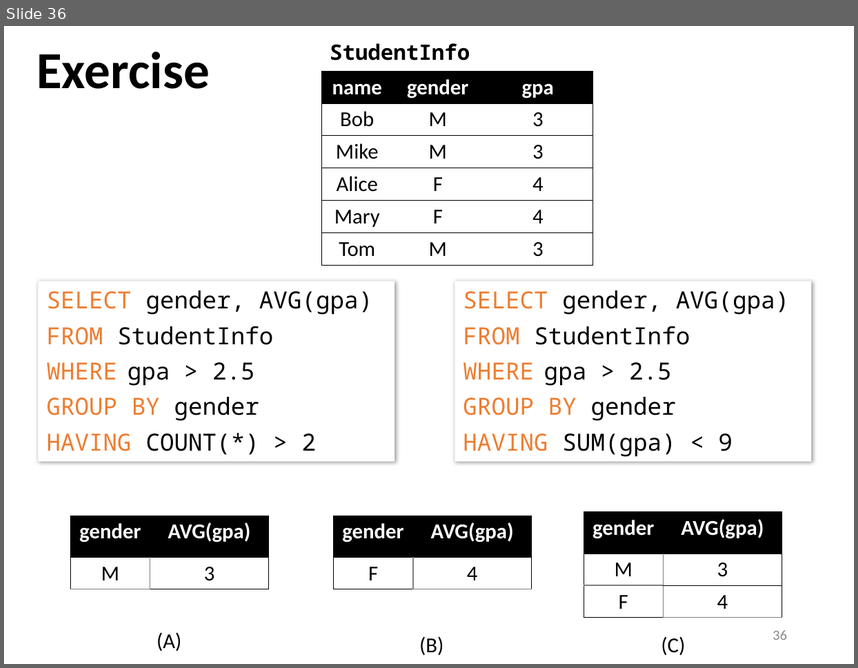
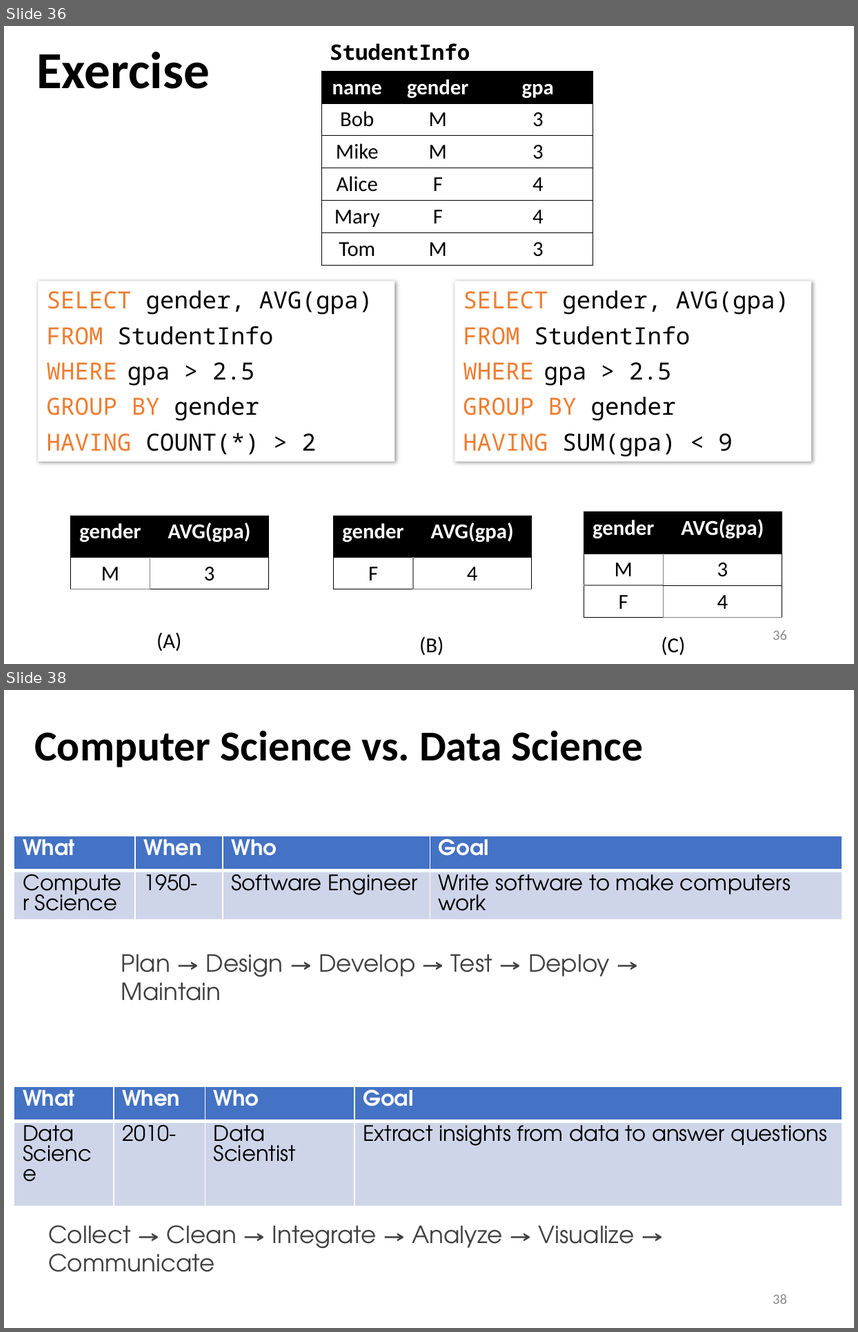
Before and after one commit to sfu-db/cmpt354, a slide deck: Lectures/lec4-sql-advanced.pptx. Shown one above the other, each under a label of ours: slide 36 before the commit, slides 36 and 38 after it; the slides between them are not shown. The pictures are 858x668 and 858x1332 pixels, drawn with LibreOffice and Linux fonts; fonts in the diff are those of the drawing. Boxes give left, top, right and bottom in pixels: in the first picture for what was removed or moved away, otherwise in the second. Text is boxed around its words. In the diff, an @@ line names an element or a change of style, - is before the commit and + after.

```diff
--- a/Lectures/lec4-sql-advanced.pptx
+++ b/Lectures/lec4-sql-advanced.pptx
@@ slide 38 added at (4, 690, 854, 1328), background #FFFFFF @@
@@ title added at (34, 730, 644, 767), 36 pt, text #000000, bold @@
+Computer Science vs. Data Science
@@ table added at (14, 836, 842, 1109), 2 rows, 4 columns @@
+What | When | Who | Goal
+Computer Science | 1950- | Software Engineer | Write software to make computers work
@@ text added at (121, 954, 610, 1000), 20 pt, text #404040 @@
+Plan → Design → Develop → Test → Deploy → Maintain
@@ table added at (14, 1086, 842, 1182), 2 rows, 4 columns @@
+What | When | Who | Goal
+Data Science | 2010- | Data Scientist | Extract insights from data to answer questions
@@ text added at (48, 1225, 635, 1272), 20 pt, text #404040 @@
+Collect → Clean → Integrate → Analyze → Visualize → Communicate
@@ page number added at (773, 1294, 787, 1303), 12 pt, text #8C8C8C @@
+38
```
Also in this commit, not shown: 3 slides changed, 20 other slides added, 3 slides removed, 1 other file.
